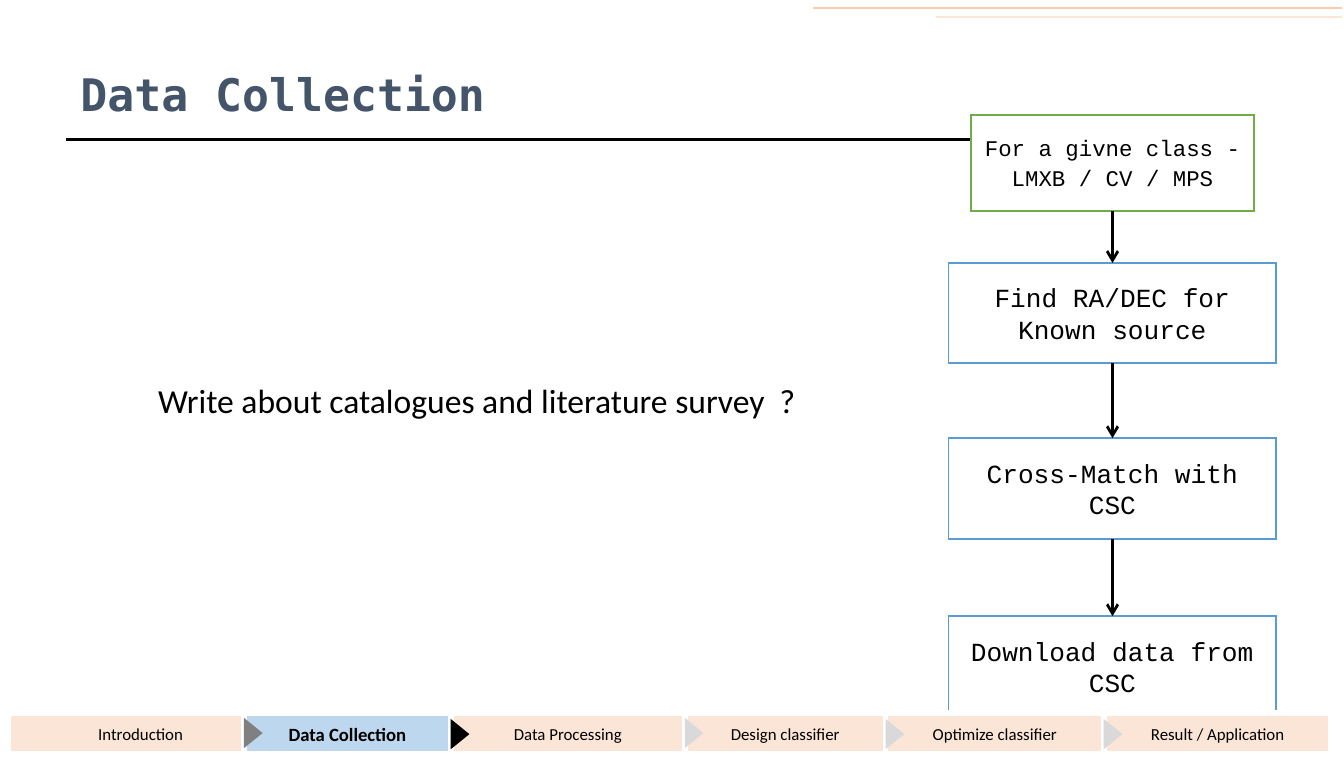
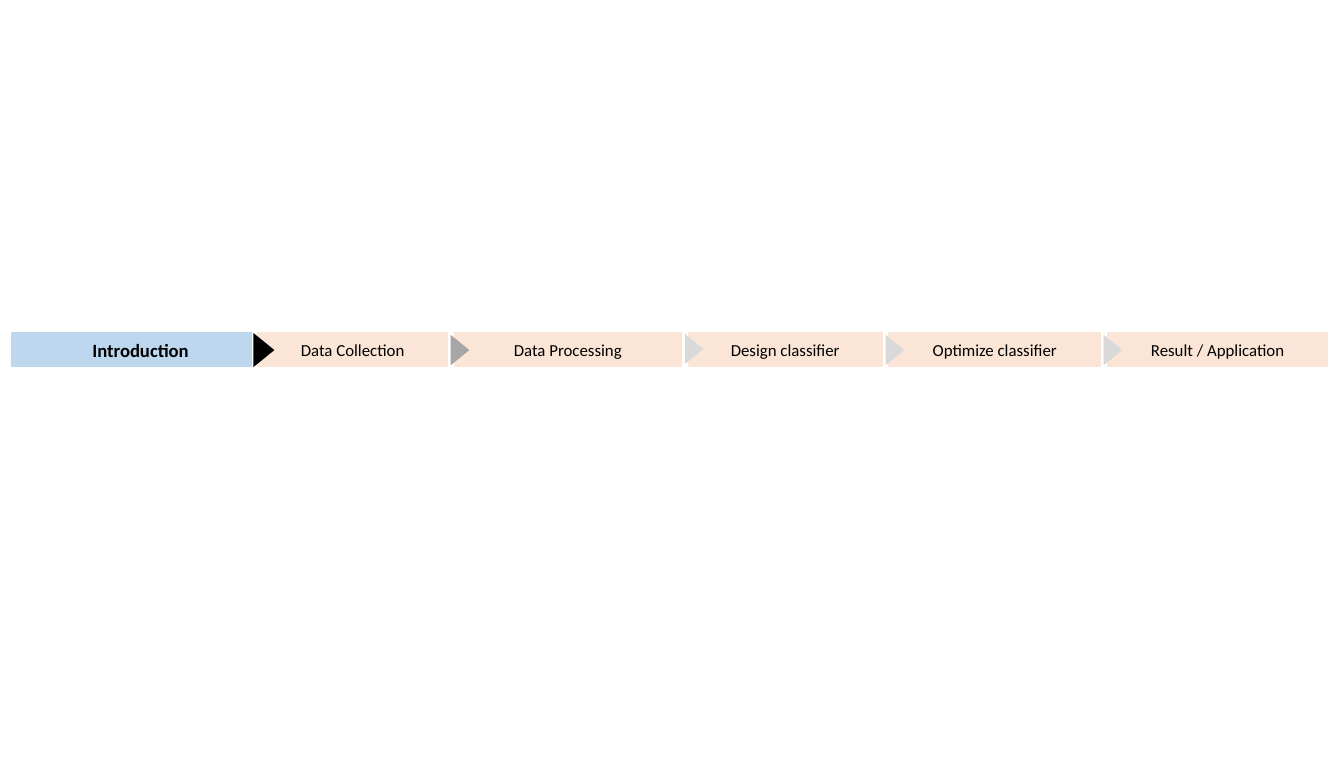
Before and after one commit to KumaranShivam5/gemini, a slide deck: slide 3 of presentation/end_sem_dec_2021/ppt_draft_backup.pptx (slide 15 before the commit). Drawn at 1344x757 pixels with LibreOffice and Linux fonts; fonts in the diff are those of the drawing. Boxes give left, top, right and bottom in pixels: in the first picture for what was removed or moved away, otherwise in the second. Text is boxed around its words. In the diff, an @@ line names an element or a change of style, - is before the commit and + after.

```diff
--- a/presentation/end_sem_dec_2021/ppt_draft_backup.pptx
+++ b/presentation/end_sem_dec_2021/ppt_draft_backup.pptx
@@ line removed from (1343, 8) to (813, 8) @@
@@ line removed from (1343, 17) to (935, 17) @@
@@ title removed at [80, 75, 485, 112] @@
-Data Collection
@@ rectangle removed at [972, 114, 1254, 210] @@
-For a givne class -
-LMXB / CV / MPS
@@ line removed from (66, 140) to (970, 140) @@
@@ arrow removed from (1113, 211) to (1113, 263) @@
@@ rectangle removed at [949, 263, 1277, 364] @@
-Find RA/DEC for Known source
@@ rectangle "Introduction" at [8, 329, 273, 370]: size 9 to 10 pt, bold on; fill #FBE5D6 to #BDD7EE @@
@@ rectangle "Data Collection": place and size @@
-rectangle "Data Collection" at [245, 712, 452, 753]
+rectangle "Data Collection" at [254, 329, 450, 370]
@@ rectangle "Data Collection" at [254, 329, 450, 370]: size 10 to 9 pt, bold off; fill #BDD7EE to #FBE5D6 @@
@@ triangle added at [255, 334, 274, 365], fill #000000, outline #000000 1 pt @@
@@ triangle added at [451, 334, 470, 365], fill #A6A6A6 @@
@@ 5 rectangles, 3 triangles: place and size @@
-5 rectangles, 3 triangles at [8, 712, 1331, 753]
+5 rectangles, 3 triangles at [8, 329, 1331, 370]
@@ text removed at [158, 389, 764, 419] @@
-Write about catalogues and literature survey ?
@@ arrow removed from (1113, 363) to (1113, 438) @@
@@ rectangle removed at [949, 438, 1277, 539] @@
-Cross-Match with CSC
@@ arrow removed from (1113, 539) to (1113, 616) @@
@@ rectangle removed at [949, 616, 1277, 716] @@
-Download data from CSC
@@ triangle removed at [244, 717, 263, 748] @@
@@ triangle removed at [451, 718, 470, 749] @@
```
Also in this commit, not shown: 53 other slides changed, 9 slides added, 1 slide removed, 15 other files.
